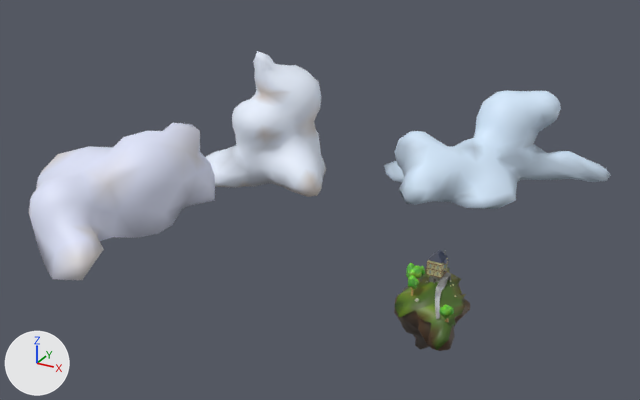
A saved change to the glTF model public/assets/island.glb.
Before and after are seen from a camera (50 mm lens) standing at (65.0, -178.9, 103.2) and looking at (-60.5, 49.5, -11.0). Arrows for +X, +Y and +Z are at lower left; the lights stay in place. Where no turn or scale is listed for an object, it has been applied to the vertices.
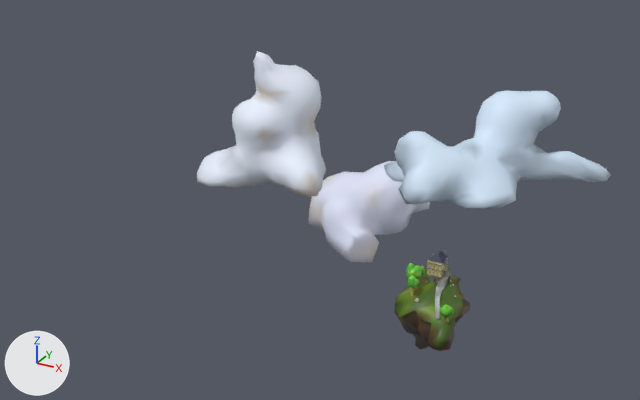
What changed in the scene script:
```text
Change ob_icosphere_012:
    ob_icosphere_012.location: (-15.7, 22.1, -0.2) -> (2.6, 149.6, -49.3)
```

Boxes (x1, y1, x2, y2) around the edits, measured in the pictures (640 x 400 px):
'Icosphere.012', moved: before (28, 123, 215, 280); after (308, 161, 430, 262)
